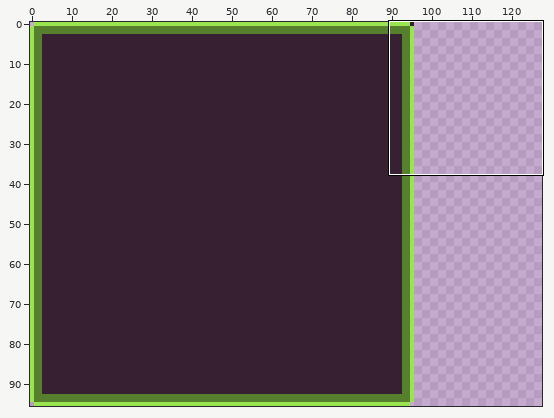
Pixel-art file: Assets/Sprites/neon-tileset.aseprite. The picture above shows the old version from afar; the outline marks the close-up.
Close-up. Before:
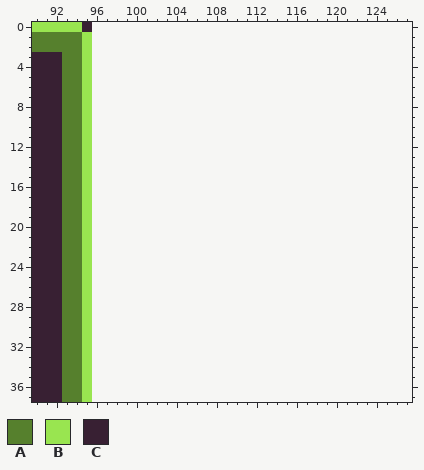
96x96 pixels, 1 frame. Shown: x 90..127, y 0..37. The old version is drawn lined up with the new one, on the new canvas.
Palette (. is transparent): A #56802d  B #99e550  C #382033
Pixels before, first column x 90:
 0 BBBBBC
 1 AAAAAB
 2 AAAAAB
 3 CCCAAB
 4 CCCAAB
 5 CCCAAB
 6 CCCAAB
 7 CCCAAB
 8 CCCAAB
 9 CCCAAB
10 CCCAAB
11 CCCAAB
12 CCCAAB
13 CCCAAB
14 CCCAAB
15 CCCAAB
16 CCCAAB
17 CCCAAB
18 CCCAAB
19 CCCAAB
20 CCCAAB
21 CCCAAB
22 CCCAAB
23 CCCAAB
24 CCCAAB
25 CCCAAB
26 CCCAAB
27 CCCAAB
28 CCCAAB
29 CCCAAB
30 CCCAAB
31 CCCAAB
32 CCCAAB
33 CCCAAB
34 CCCAAB
35 CCCAAB
36 CCCAAB
37 CCCAAB
The same view after the edit:
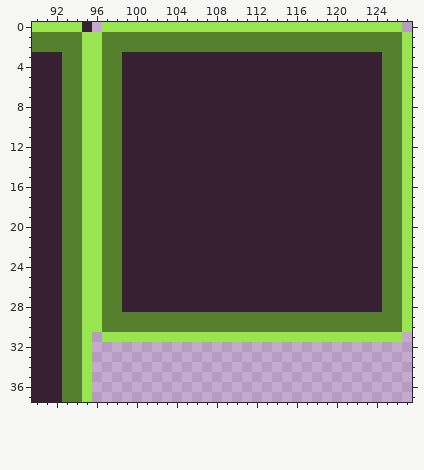
From the commit log: Add Tile with all edges to game
Change:
canvas 96x96 -> 128x96
Colour A is added in rows 1 to 2 at x 97 to 126; in rows 3 to 28 at x 97 to 98 and 125 to 126; in rows 29 to 30 at x 97 to 126.
Colour B is added in row 0 at x 97 to 126; in rows 1 to 30 at x 96 and 127; in row 31 at x 97 to 126.
Colour C is added in rows 3 to 28 at x 99 to 124.
Changed places in both close-ups, as pixel boxes (x1, y1, x2, y2):
added: (92, 22, 412, 342)
